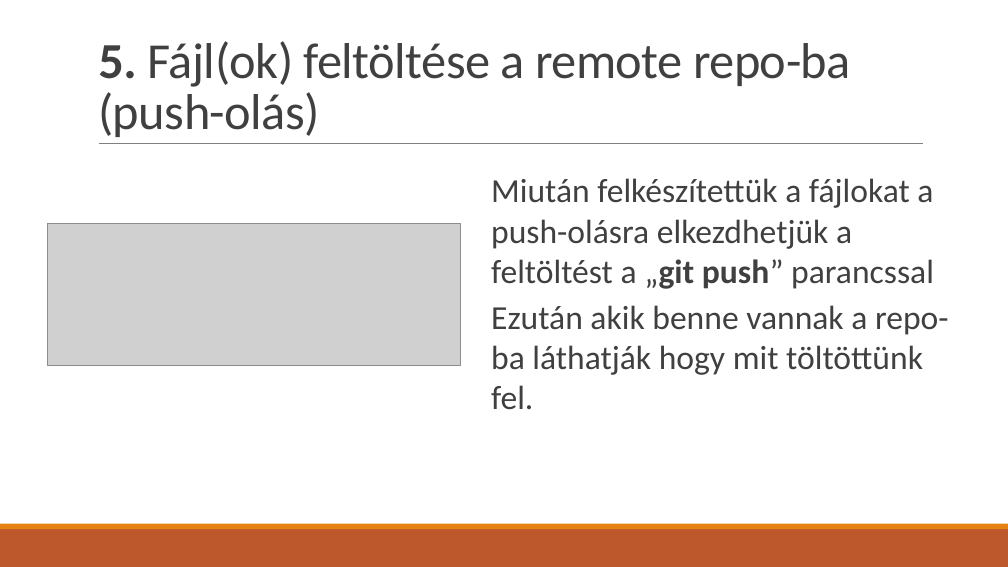
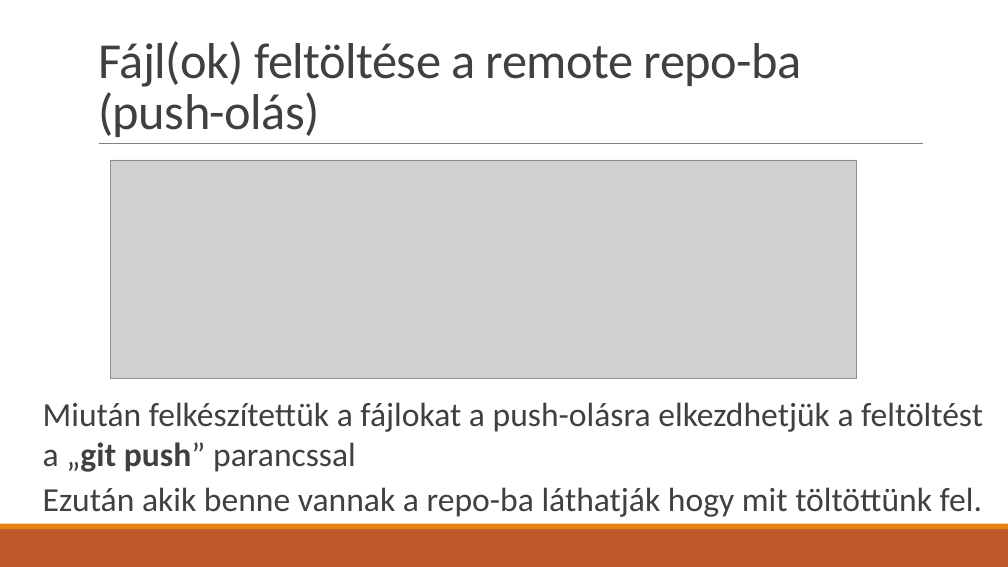
Before and after one commit to BognarBalint/Ikt_Projektmunka_2024-2025_Bogn-r_Roli_Kimi, a slide deck: slide 10 of Git_használat.pptx (slide 8 before the commit). Drawn at 1008x567 pixels with LibreOffice and Linux fonts; fonts in the diff are those of the drawing; grey boxes stand for pictures. Boxes give left, top, right and bottom in pixels: in the first picture for what was removed or moved away, otherwise in the second. Text is boxed around its words. In the diff, an @@ line names an element or a change of style, - is before the commit and + after.

```diff
--- a/Git_használat.pptx
+++ b/Git_használat.pptx
@@ title at bbox=[98, 41, 802, 137]: text changed @@
-5. Fájl(ok) feltöltése a remote repo-ba (push-olás)
+Fájl(ok) feltöltése a remote repo-ba (push-olás)
@@ picture: place and size @@
-picture at bbox=[47, 223, 460, 365]
+picture at bbox=[110, 160, 856, 379]
@@ text "Miután felkészítettük a fájlokat a ..." rewrapped from bbox=[491, 178, 949, 410] to bbox=[43, 402, 983, 517] @@
```
Also in this commit, not shown: 8 other slides changed, 2 slides added.
